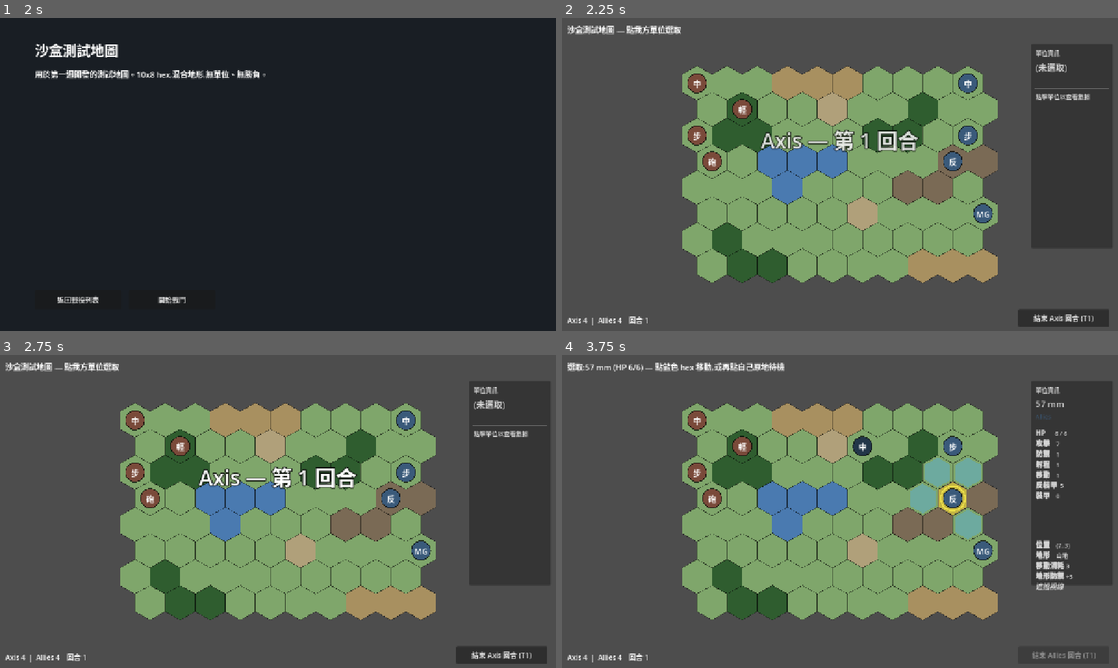
Above: before the commit, frames 1-4 (two rows, left to right).
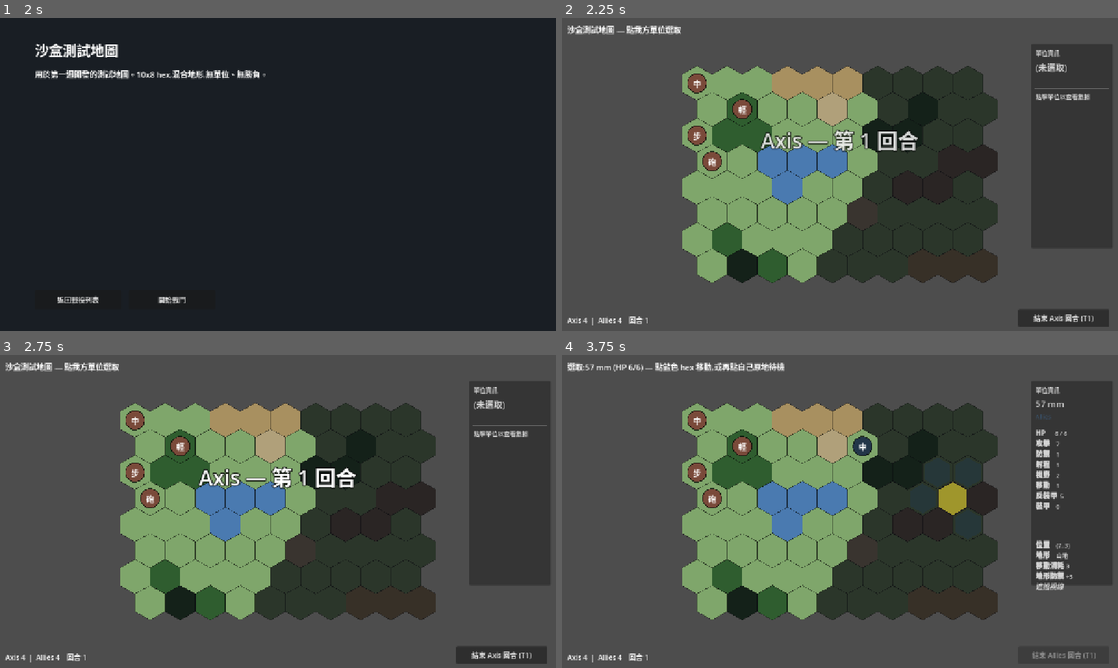
Above: after the commit, the same moments.

Repository: Fischer-Zhang/WorldWarII
Game: Godot game, scene res://scenes/main_menu.tscn
Same seed, same stepped clock (60 frames per second), same inputs: the game is played once before the commit and once after it.
Inputs (mouse positions are in pixels of both pictures, inside the frame that each line leads up to):
- Up to frame 1 (2 s): click "開始戰役" at 0.5 s; click "00_sandbox — 沙盒測試地圖" at 1.25 s
- Up to frame 2 (2.25 s): click "開始戰鬥" at 2 s
- Up to frame 3 (2.75 s): no input
- Up to frame 4 (3.75 s): click "結束 Axis 回合 (T1)" at 2.75 s; tap Enter at 3.5 s; move the mouse to (962, 495) at 3.52 s; click (962, 495) at 3.67 s

Frame 1 is identical in both runs. In frame 2, 16% of the frame differs, in the area x 29-79%, y 15-85%; in frame 3, 16%; in frame 4, 17%, in the area x 29-91%, y 15-85%.

Commit message:
Fog of war + hex line-of-sight
Adds a strategic-depth layer the existing terrain data was already
prepared for (the unused `blocks_los` flag on forest/mountain finally
does something).

Algorithm:
- HexCoord.line(a, b): hex line drawing via lerp + cube-rounding,
  returns full path inclusive of endpoints.
- Visibility.has_los(observer, target, hex_map): walks the line,
  skipping endpoints; returns false if any intermediate hex blocks LOS.
- Visibility.compute_visible_hexes(units, faction_id, hex_map):
  union of every living unit's range_within(vision) ∩ LOS.

Data:
- Per-unit `vision` in units.json:
  AT gun 2, infantry/MG 3, tanks 4, artillery 5
- Surfaces in the InfoPanel stats line.

Rendering:
- HexMap._spawn_fog_layer creates one Polygon2D per hex at z=8,
  initially invisible.
- HexMap.apply_visibility(visible_hexes, viewer_faction) flips fog
  on/off per hex and hides non-viewer units that aren't on a visible hex.

Lifecycle (battle.gd):
- _recompute_visibility() fires at _ready, after every player move,
  after every AI move, after combat (deaths change spotters), and
  after reinforcement spawn.

Design notes:
- Asymmetric: only the player has fog; AI is omniscient. Documented in
  ARCHITECTURE.md with a roadmap item to upgrade to symmetric later.
- has_los / move_cost_at on HexMap are now duck-typed helpers — tests
  stub them out without bringing up DataLoader.

Tests: 27/27 (up from 20). New test_visibility covers hex line
endpoints, identity, consecutive-hex distance, LOS through forest,
endpoint-not-blocker, adjacency.

Co-Authored-By: Claude Opus 4.7 (1M context) <noreply@anthropic.com>

Diff:
--- a/data/units.json
+++ b/data/units.json
@@ -6,6 +6,7 @@
     "defense": 2,
     "range": 1,
     "move": 3,
+    "vision": 3,
     "vs_armor": 1,
     "armor": 0
   },
@@ -16,6 +17,7 @@
     "defense": 1,
     "range": 1,
     "move": 2,
+    "vision": 3,
     "vs_armor": 0,
     "armor": 0
   },
@@ -26,6 +28,7 @@
     "defense": 1,
     "range": 1,
     "move": 1,
+    "vision": 2,
     "vs_armor": 5,
     "armor": 0
   },
@@ -36,6 +39,7 @@
     "defense": 4,
     "range": 1,
     "move": 5,
+    "vision": 4,
     "vs_armor": 2,
     "armor": 2
   },
@@ -46,6 +50,7 @@
     "defense": 5,
     "range": 1,
     "move": 4,
+    "vision": 4,
     "vs_armor": 4,
     "armor": 4
   },
@@ -56,6 +61,7 @@
     "defense": 1,
     "range": 3,
     "move": 2,
+    "vision": 5,
     "vs_armor": 2,
     "armor": 0,
     "indirect": true
--- a/scripts/battle.gd
+++ b/scripts/battle.gd
@@ -7,6 +7,7 @@
 const Unit := preload("res://scripts/units/unit.gd")
 const CameraController := preload("res://scripts/ui/camera_controller.gd")
 const Pathfinding := preload("res://scripts/grid/pathfinding.gd")
+const Visibility := preload("res://scripts/grid/visibility.gd")
 const CombatResolver := preload("res://scripts/combat/combat_resolver.gd")
 const TurnManager := preload("res://scripts/turn/turn_manager.gd")
 const VictoryChecker := preload("res://scripts/scenario/victory_checker.gd")
@@ -48,6 +49,8 @@
 var attack_targets: Array = []
 var ai_running: bool = false
 var spawned_reinforcements: Dictionary = {}  # reinforcement index -> true
+var player_faction_id: String = ""
+var visible_hexes: Dictionary = {}
 
 func _ready() -> void:
 	var scenario_id := GameState.current_scenario_id
@@ -68,11 +71,18 @@
 		hex_map.register_unit(unit)
 		units.append(unit)
 
+	# Identify the player's faction once; visibility & objective pulse use it.
+	for fid in factions.keys():
+		if String(factions[fid].get("controller", "")) == "player":
+			player_faction_id = fid
+			break
+
 	camera.position = hex_map.get_map_center()
 	end_turn_button.pressed.connect(_on_end_turn_pressed)
 	menu_button.pressed.connect(_on_menu_button_pressed)
 	result_panel.visible = false
 	_apply_player_objective_pulse()
+	_recompute_visibility()
 
 	turn_manager.configure(factions)
 	turn_manager.turn_started.connect(_on_turn_started)
@@ -134,6 +144,7 @@
 			hex_map.move_unit_along_path(u, path)
 			AudioBank.play("move")
 			hex_map.highlight_coord(dest)
+			_recompute_visibility()
 			info_label.text = "AI:%s → (%d, %d)" % [u.display_name, dest.x, dest.y]
 			await get_tree().create_timer(AI_STEP_DELAY).timeout
 		u.has_moved = true
@@ -207,6 +218,7 @@
 				)
 				hex_map.move_unit_along_path(selected_unit, path)
 				AudioBank.play("move")
+				_recompute_visibility()
 				_enter_attack_phase()
 				return
 			_deselect()
@@ -294,6 +306,7 @@
 	# Garbage-collect dead units from our roster
 	units = units.filter(func(u): return u.is_alive())
 
+	_recompute_visibility()
 	info_label.text = msg
 	_deselect()
 	_update_status()
@@ -339,6 +352,7 @@
 		"[b]攻擊[/b]    %d" % int(u_def.get("attack", 0)),
 		"[b]防禦[/b]    %d" % int(u_def.get("defense", 0)),
 		"[b]射程[/b]    %d" % int(u_def.get("range", 1)),
+		"[b]視野[/b]    %d" % int(u_def.get("vision", 3)),
 		"[b]移動[/b]    %d" % int(u_def.get("move", 0)),
 		"[b]反裝甲[/b]  %d" % int(u_def.get("vs_armor", 0)),
 		"[b]裝甲[/b]    %d" % int(u_def.get("armor", 0)),
@@ -405,6 +419,12 @@
 	tween.tween_interval(0.7)
 	tween.tween_property(turn_banner, "modulate:a", 0.0, 0.35)
 
+func _recompute_visibility() -> void:
+	if player_faction_id == "":
+		return
+	visible_hexes = Visibility.compute_visible_hexes(units, player_faction_id, hex_map)
+	hex_map.apply_visibility(visible_hexes, player_faction_id)
+
 func _spawn_reinforcements_for_turn(faction_id: String, turn_number: int) -> void:
 	# Spawns any reinforcements scheduled for `turn_number` belonging to
 	# `faction_id`. Already-spawned entries are skipped.
@@ -441,3 +461,4 @@
 		names.append(u.display_name)
 	info_label.text = "★ 援軍抵達:%s" % ", ".join(names)
 	AudioBank.play("victory")  # fanfare borrow — replace with a dedicated SFX later if added
+	_recompute_visibility()
--- a/scripts/grid/hex_coord.gd
+++ b/scripts/grid/hex_coord.gd
@@ -19,6 +19,21 @@
 	var dq := a.x - b.x
 	var dr := a.y - b.y
 	return (abs(dq) + abs(dr) + abs(dq + dr)) / 2
+
+static func line(a: Vector2i, b: Vector2i) -> Array[Vector2i]:
+	# Hex line drawing — sample points along the line from `a` to `b`,
+	# round each to the nearest hex. Both endpoints included.
+	var dist: int = distance(a, b)
+	var out: Array[Vector2i] = []
+	if dist == 0:
+		out.append(a)
+		return out
+	for i in range(dist + 1):
+		var t: float = float(i) / float(dist)
+		var qf: float = lerp(float(a.x), float(b.x), t)
+		var rf: float = lerp(float(a.y), float(b.y), t)
+		out.append(_round_axial(qf, rf))
+	return out
 
 static func range_within(center: Vector2i, radius: int) -> Array[Vector2i]:
 	var out: Array[Vector2i] = []
--- a/scripts/grid/hex_map.gd
+++ b/scripts/grid/hex_map.gd
@@ -15,12 +15,14 @@
 const RANGE_OVERLAY_COLOR := Color(0.3, 0.7, 1.0, 0.35)
 const ATTACK_OVERLAY_COLOR := Color(1.0, 0.3, 0.25, 0.45)
 const OBJECTIVE_RGB := Color(1.0, 0.85, 0.2)
+const FOG_COLOR := Color(0.04, 0.04, 0.07, 0.72)
 
 var tiles: Dictionary = {}     # Vector2i (axial) -> terrain_id (String)
 var polys: Dictionary = {}     # Vector2i (axial) -> Polygon2D node
 var occupants: Dictionary = {} # Vector2i (axial) -> Unit
 var highlight: Polygon2D
 var range_overlays: Node2D
+var fog_overlays: Dictionary = {}  # Vector2i -> Polygon2D
 var objective_overlays: Array[Polygon2D] = []
 var _objective_phase: float = 0.0
 var bounds_min := Vector2.ZERO
@@ -44,6 +46,7 @@
 			_spawn_tile(coord, terrain_id)
 	_spawn_range_overlay_layer()
 	_spawn_highlight()
+	_spawn_fog_layer()
 	_recompute_bounds()
 
 func _spawn_tile(coord: Vector2i, terrain_id: String) -> void:
@@ -77,6 +80,34 @@
 	range_overlays.name = "RangeOverlays"
 	range_overlays.z_index = 5
 	add_child(range_overlays)
+
+func _spawn_fog_layer() -> void:
+	var layer := Node2D.new()
+	layer.name = "FogLayer"
+	layer.z_index = 8  # above range overlays and wreckage, below units (z=20)
+	add_child(layer)
+	for c in tiles.keys():
+		var coord: Vector2i = c
+		var p := Polygon2D.new()
+		p.polygon = _hex_vertices(HEX_SIZE)
+		p.color = FOG_COLOR
+		p.position = HexCoord.to_pixel(coord, HEX_SIZE)
+		p.visible = false  # default: no fog until apply_visibility called
+		layer.add_child(p)
+		fog_overlays[coord] = p
+
+func apply_visibility(visible_hexes: Dictionary, viewer_faction: String) -> void:
+	# Show fog over non-visible hexes; hide enemy units not on visible hexes.
+	for c in fog_overlays.keys():
+		fog_overlays[c].visible = not visible_hexes.has(c)
+	for c in occupants.keys():
+		var unit: Unit = occupants[c]
+		if unit == null:
+			continue
+		if unit.faction_id == viewer_faction:
+			unit.visible = true
+		else:
+			unit.visible = visible_hexes.has(c)
 
 func show_movement_range(coords: Array) -> void:
 	_paint_overlay(coords, RANGE_OVERLAY_COLOR)
@@ -240,6 +271,13 @@
 	var def := DataLoader.get_terrain_def(terrain_id)
 	return int(def.get("move_cost", 1))
 
+func blocks_los_at(coord: Vector2i) -> bool:
+	var terrain_id: String = tiles.get(coord, "")
+	if terrain_id == "":
+		return false
+	var def := DataLoader.get_terrain_def(terrain_id)
+	return bool(def.get("blocks_los", false))
+
 func _clear() -> void:
 	for child in get_children():
 		child.queue_free()
@@ -247,6 +285,7 @@
 	polys.clear()
 	occupants.clear()
 	objective_overlays.clear()
+	fog_overlays.clear()
 	highlight = null
 	range_overlays = null
 	set_process(false)
--- /dev/null
+++ b/scripts/grid/visibility.gd
@@ -0,0 +1,48 @@
+class_name Visibility
+extends RefCounted
+
+const HexCoord := preload("res://scripts/grid/hex_coord.gd")
+const Unit := preload("res://scripts/units/unit.gd")
+
+# Hex line-of-sight + per-faction visibility.
+# Asymmetric model: the player computes their visible set; the AI is
+# omniscient (treats fog as off). This is a deliberate scope choice —
+# documented in docs/ARCHITECTURE.md.
+
+# `hex_map` is duck-typed (needs terrain_at + tiles dict).
+
+static func has_los(observer: Vector2i, target: Vector2i, hex_map) -> bool:
+	# Returns true if `observer` can see `target`. A non-endpoint hex on
+	# the line whose terrain blocks LOS interrupts vision. `hex_map`
+	# must provide `terrain_at(coord) -> String` and `blocks_los_at(coord) -> bool`.
+	if observer == target:
+		return true
+	var path: Array = HexCoord.line(observer, target)
+	# Skip endpoints (index 0 and last)
+	for i in range(1, path.size() - 1):
+		var hex: Vector2i = path[i]
+		if hex_map.terrain_at(hex) == "":
+			continue  # off-map — don't treat as blocker
+		if hex_map.blocks_los_at(hex):
+			return false
+	return true
+
+static func compute_visible_hexes(
+	units: Array, faction_id: String, hex_map
+) -> Dictionary:
+	# Returns the set of hexes (as a Dictionary[Vector2i, true]) visible
+	# to any living unit of `faction_id`.
+	var visible: Dictionary = {}
+	for u in units:
+		var unit: Unit = u
+		if not unit.is_alive() or unit.faction_id != faction_id:
+			continue
+		var vision: int = int(DataLoader.get_unit_def(unit.type_id).get("vision", 3))
+		visible[unit.coord] = true  # unit's own hex always visible
+		for c in HexCoord.range_within(unit.coord, vision):
+			var coord: Vector2i = c
+			if hex_map.terrain_at(coord) == "":
+				continue  # off-map
+			if has_los(unit.coord, coord, hex_map):
+				visible[coord] = true
+	return visible
--- /dev/null
+++ b/tests/test_visibility.gd
@@ -0,0 +1,92 @@
+extends SceneTree
+
+# Standalone tests for HexCoord.line and Visibility.has_los.
+# Run with: godot --headless --script res://tests/test_visibility.gd
+
+class StubHexMap:
+	var tiles: Dictionary = {}
+	var blockers: Dictionary = {"forest": true, "mountain": true}
+	func terrain_at(coord: Vector2i) -> String:
+		return tiles.get(coord, "")
+	func blocks_los_at(coord: Vector2i) -> bool:
+		var t: String = tiles.get(coord, "")
+		return blockers.get(t, false) if t != "" else false
+
+func _init() -> void:
+	var pass_count := 0
+	var fail_count := 0
+
+	# 1) line(a, a) returns [a]
+	var l0 := HexCoord.line(Vector2i(0, 0), Vector2i(0, 0))
+	if l0.size() == 1 and l0[0] == Vector2i(0, 0):
+		pass_count += 1
+	else:
+		fail_count += 1
+		printerr("FAIL: line origin->origin: ", l0)
+
+	# 2) line endpoints included; size = distance + 1
+	var l1 := HexCoord.line(Vector2i(0, 0), Vector2i(3, 0))
+	if l1.size() == 4 and l1[0] == Vector2i(0, 0) and l1[-1] == Vector2i(3, 0):
+		pass_count += 1
+	else:
+		fail_count += 1
+		printerr("FAIL: line (0,0)->(3,0) wrong: ", l1)
+
+	# 3) line through hexes consecutively (each step is a neighbour)
+	var l2 := HexCoord.line(Vector2i(0, 0), Vector2i(2, -2))
+	if l2.size() == 3 and l2[0] == Vector2i(0, 0) and l2[-1] == Vector2i(2, -2):
+		# Each consecutive pair should be at distance 1
+		var consecutive_ok := true
+		for i in range(l2.size() - 1):
+			if HexCoord.distance(l2[i], l2[i + 1]) != 1:
+				consecutive_ok = false
+				break
+		if consecutive_ok:
+			pass_count += 1
+		else:
+			fail_count += 1
+			printerr("FAIL: line (0,0)->(2,-2) gaps: ", l2)
+	else:
+		fail_count += 1
+		printerr("FAIL: line (0,0)->(2,-2) wrong size/endpoints: ", l2)
+
+	# Set up a small map for LOS tests
+	# (0,0) → (2,0): 3 hexes in a line, intermediate (1,0)
+	var stub := StubHexMap.new()
+	stub.tiles[Vector2i(0, 0)] = "plain"
+	stub.tiles[Vector2i(1, 0)] = "plain"
+	stub.tiles[Vector2i(2, 0)] = "plain"
+
+	# 4) Clear LOS over plain
+	if Visibility.has_los(Vector2i(0, 0), Vector2i(2, 0), stub):
+		pass_count += 1
+	else:
+		fail_count += 1
+		printerr("FAIL: LOS should be clear over plain")
+
+	# 5) Forest in the middle blocks LOS
+	stub.tiles[Vector2i(1, 0)] = "forest"
+	if not Visibility.has_los(Vector2i(0, 0), Vector2i(2, 0), stub):
+		pass_count += 1
+	else:
+		fail_count += 1
+		printerr("FAIL: forest should block LOS")
+
+	# 6) Forest AT the target does NOT block (endpoints are skipped)
+	stub.tiles[Vector2i(1, 0)] = "plain"
+	stub.tiles[Vector2i(2, 0)] = "forest"
+	if Visibility.has_los(Vector2i(0, 0), Vector2i(2, 0), stub):
+		pass_count += 1
+	else:
+		fail_count += 1
+		printerr("FAIL: forest endpoint should NOT block")
+
+	# 7) Adjacent hexes always see each other
+	if Visibility.has_los(Vector2i(0, 0), Vector2i(1, 0), stub):
+		pass_count += 1
+	else:
+		fail_count += 1
+		printerr("FAIL: adjacent hexes should always see each other")
+
+	print("Visibility tests: %d pass, %d fail" % [pass_count, fail_count])
+	quit(0 if fail_count == 0 else 1)
Not shown, changed: README.md
Not shown, changed: docs/ARCHITECTURE.md
